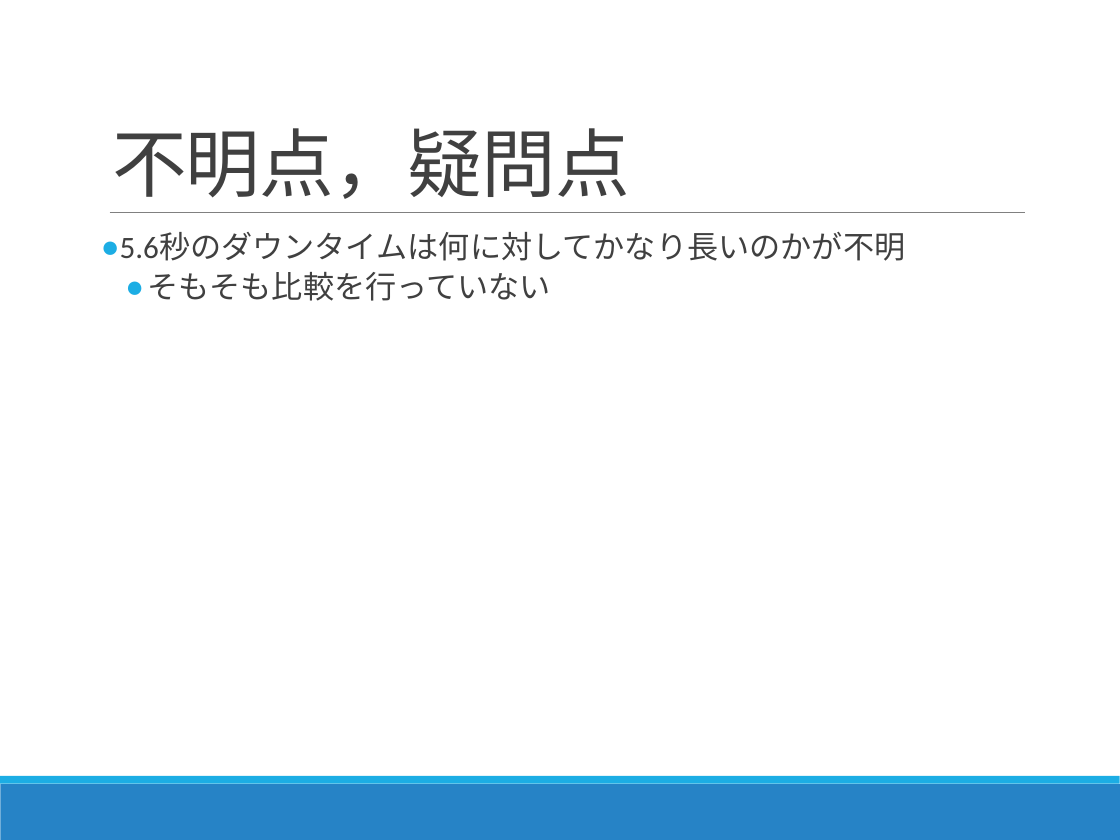
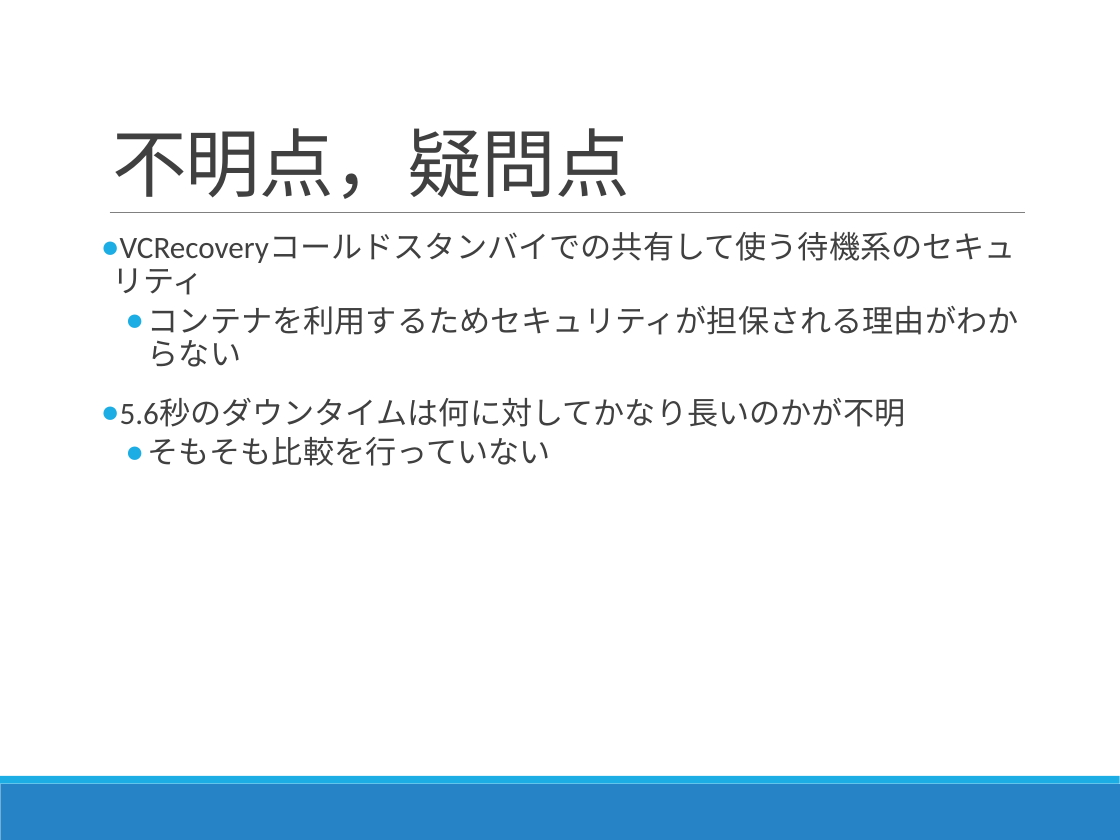
Before and after one commit to Kota0823/Document, a slide deck: slide 36 of 輪講2019-1_鈴木洸太.pptx. Drawn at 1120x840 pixels with LibreOffice and Linux fonts; fonts in the diff are those of the drawing. Boxes give left, top, right and bottom in pixels: in the first picture for what was removed or moved away, otherwise in the second. Text is boxed around its words. In the diff, an @@ line names an element or a change of style, - is before the commit and + after.

Commit message:
疑問点追加

```diff
--- a/輪講2019-1_鈴木洸太.pptx
+++ b/輪講2019-1_鈴木洸太.pptx
@@ text at bbox=[148, 306, 1019, 367]: paragraphs added @@
+● VCRecoveryコールドスタンバイでの共有して使う待機系のセキュリティ
+  ● コンテナを利用するためセキュリティが担保される理由がわからない
```
